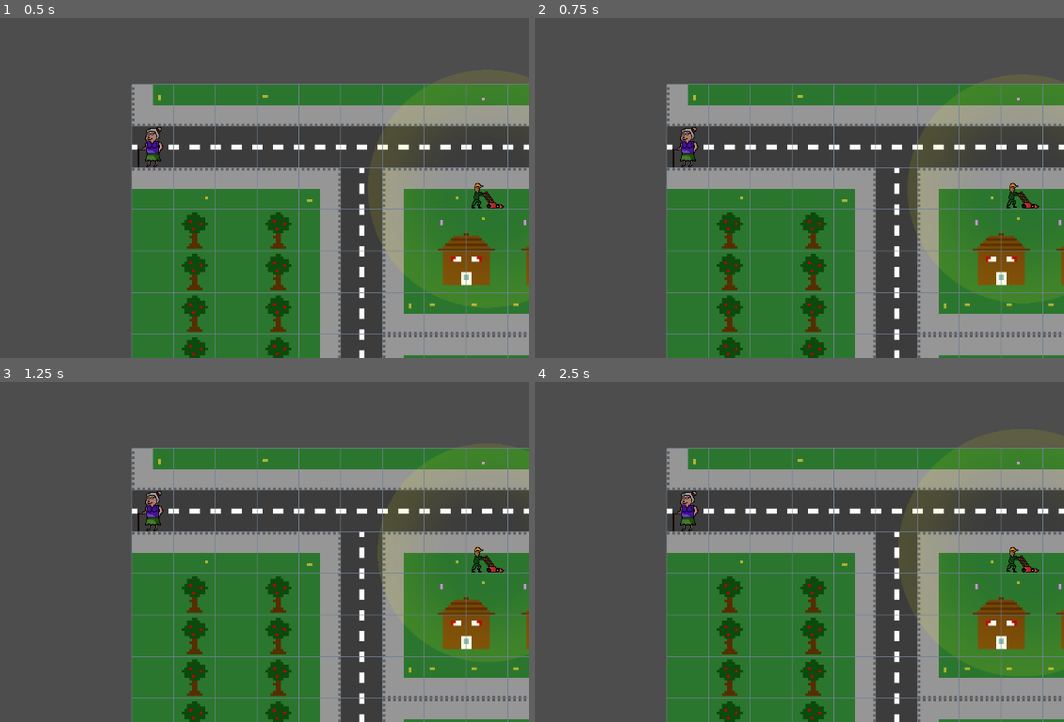
Above: before the commit, frames 1-4 (two rows, left to right).
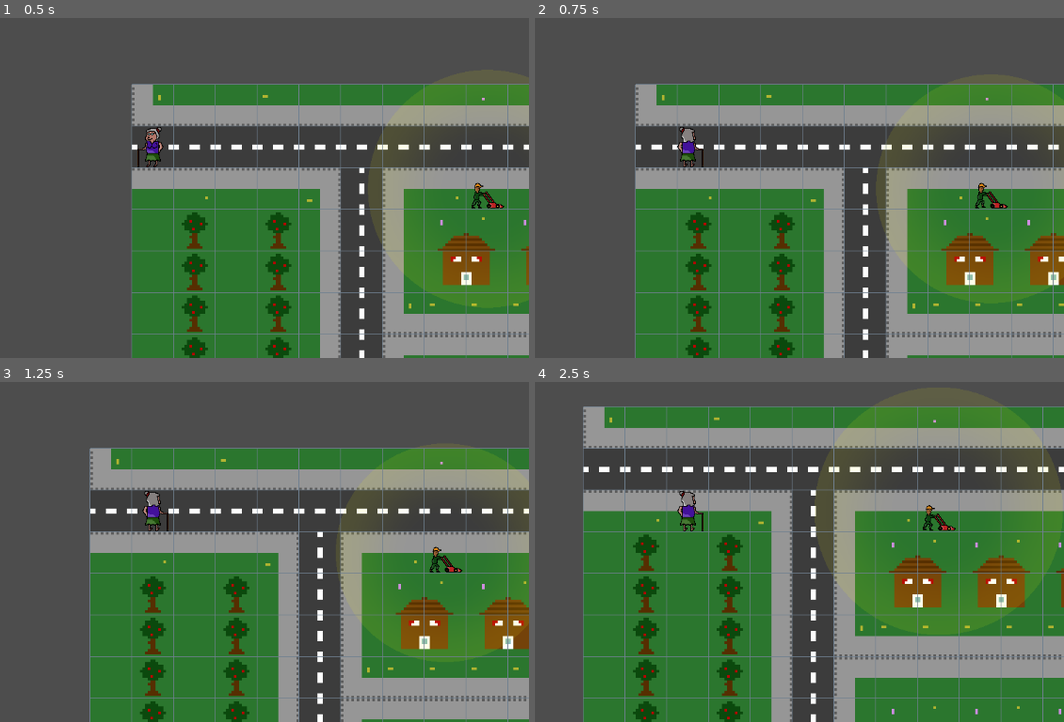
Above: after the commit, the same moments.

Repository: chrismeunier/EpicGameJam11
Game: Godot game, scene res://TileMap/world.tscn
Same seed, same stepped clock (60 frames per second), same inputs: the game is played once before the commit and once after it.
Inputs (mouse positions are in pixels of both pictures, inside the frame that each line leads up to):
- Up to frame 1 (0.5 s): no input
- Up to frame 2 (0.75 s): tap Enter at 0.5 s; move the mouse to (852, 126) at 0.52 s; hold D (Right) from 0.53 s (still down); hold Shift from 0.53 s (still down)
- Up to frame 3 (1.25 s): keep holding D (Right); keep holding Shift
- Up to frame 4 (2.5 s): tap Space at 1.25 s; move the mouse to (535, 531) at 1.27 s; release D (Right) at 1.28 s; release Shift at 1.28 s; hold S (Down) 1.28-2.03 s; tap 2 at 1.35 s; move the mouse to (762, 419) at 2.02 s; hold D (Right) from 2.03 s (still down); tap 3 at 2.1 s

Frame 1 is identical in both runs. In frame 2, 25% of the frame differs, in the area x 18-100%, y 19-100%; in frame 3, 25%; in frame 4, 66%, in the area x 9-100%, y 7-100%.

Commit message:
Allow both input signals and manual moves

Diff:
--- a/characters/player.gd
+++ b/characters/player.gd
@@ -22,8 +22,7 @@
 		return
 
 	# Uncomment this to move manually
-	# move_manually()
-	# return
+	move_manually()
 
 	if signal_direction != Vector2.ZERO:
 		var new_signal: Vector2 = signal_direction
@@ -32,8 +31,9 @@
 
 		Events.moved_successfully.emit(new_signal == signal_direction)
 		signal_direction = new_signal
-		play_sound()
+		play_sound(signal_direction)
 		move(signal_direction)
+		signal_direction = Vector2.ZERO
 	else:
 		move(Vector2.ZERO)
 
@@ -105,20 +105,14 @@
 		anim.play("idle_up")
 
 func move_manually() -> void:
-	var input_direction = Vector2.ZERO
 	if Input.is_action_just_pressed("Down"):
-		input_direction = Vector2.DOWN
+		signal_direction = Vector2.DOWN
 	elif Input.is_action_just_pressed("Up"):
-		input_direction = Vector2.UP
+		signal_direction = Vector2.UP
 	elif Input.is_action_just_pressed("Right"):
-		input_direction = Vector2.RIGHT
+		signal_direction = Vector2.RIGHT
 	elif Input.is_action_just_pressed("Left"):
-		input_direction = Vector2.LEFT
-
-	if input_direction != Vector2.ZERO:
-		move(input_direction)
-	else:
-		move(Vector2.ZERO)
+		signal_direction = Vector2.LEFT
 
 func on_signal_go_left() -> void:
 	signal_direction = Vector2.LEFT
@@ -157,24 +151,24 @@
 
 	return signal_direction
 
-func play_sound() -> void:
+func play_sound(direction: Vector2) -> void:
 	var player: AudioStreamPlayer
-	match signal_direction:
+	match direction:
 		Vector2.LEFT:
-			var count = AudioManager.gameplay_left.get_child_count() - 1
-			var index = randi % count
+			var count = AudioManager.gameplay_left.get_child_count()
+			var index = randi() % count
 			player = AudioManager.gameplay_left.get_child(index)
 		Vector2.RIGHT:
-			var count = AudioManager.gameplay_right.get_child_count() - 1
-			var index = randi % count
+			var count = AudioManager.gameplay_right.get_child_count()
+			var index = randi() % count
 			player = AudioManager.gameplay_right.get_child(index)
 		Vector2.DOWN:
-			var count = AudioManager.gameplay_down.get_child_count() - 1
-			var index = randi % count
+			var count = AudioManager.gameplay_down.get_child_count()
+			var index = randi() % count
 			player = AudioManager.gameplay_down.get_child(index)
 		Vector2.UP:
-			var count = AudioManager.gameplay_up.get_child_count() - 1
-			var index = randi % count
+			var count = AudioManager.gameplay_up.get_child_count()
+			var index = randi() % count
 			player = AudioManager.gameplay_up.get_child(index)
 
 	player.play()
